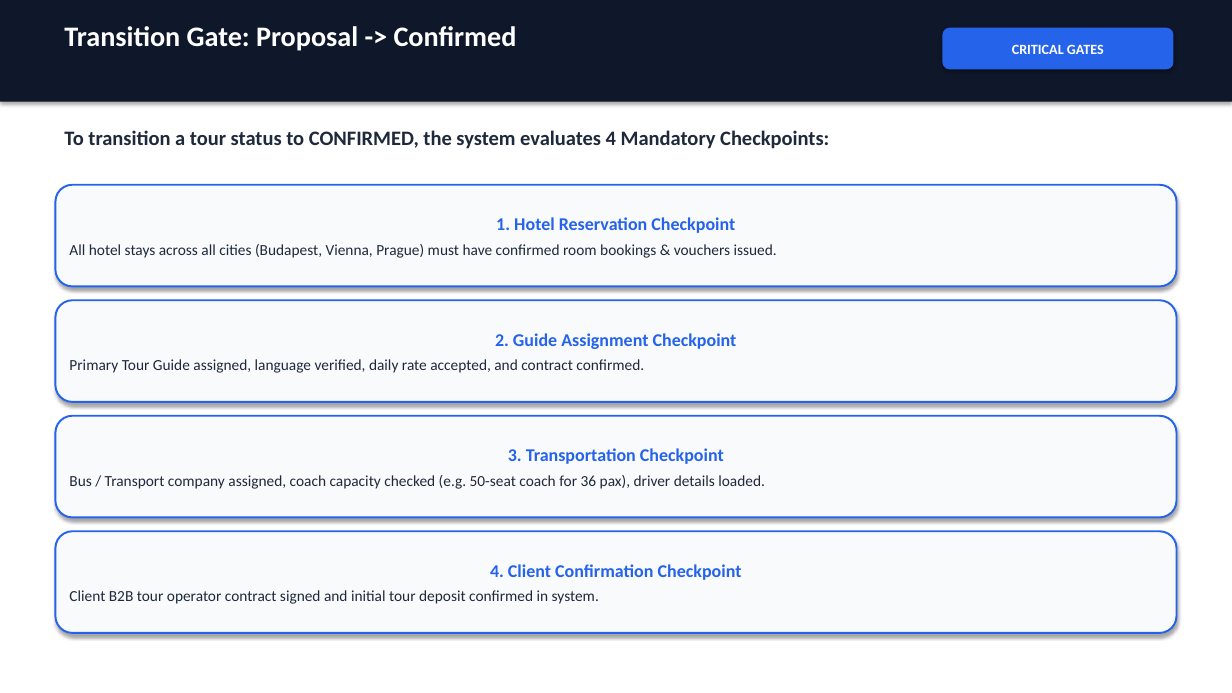
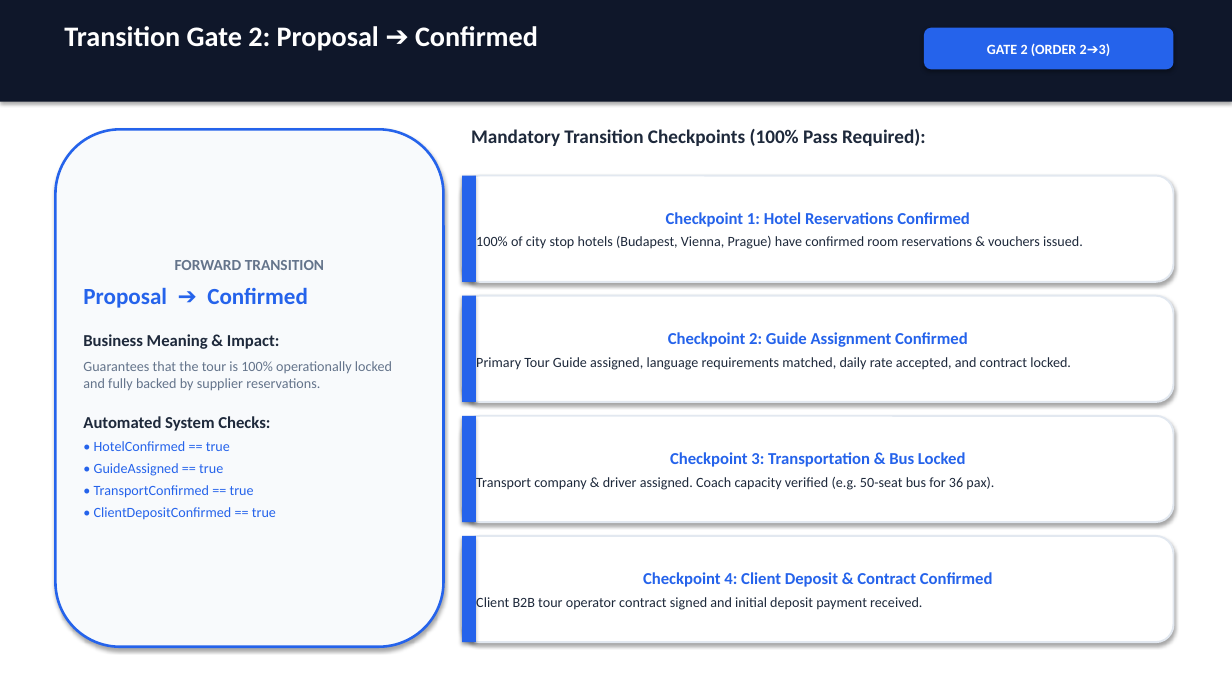
Before and after one commit to GErsenCelebi/UNO_ERP, a slide deck: slide 3 of UserManuals/Uno_Tour_Status_Transition_Process_Flows.pptx. Drawn at 1232x693 pixels with LibreOffice and Linux fonts; fonts in the diff are those of the drawing. Boxes give left, top, right and bottom in pixels: in the first picture for what was removed or moved away, otherwise in the second. Text is boxed around its words. In the diff, an @@ line names an element or a change of style, - is before the commit and + after.

```diff
--- a/UserManuals/Uno_Tour_Status_Transition_Process_Flows.pptx
+++ b/UserManuals/Uno_Tour_Status_Transition_Process_Flows.pptx
@@ text at <box>64,26,538,51</box>: text changed @@
-Transition Gate: Proposal -> Confirmed
+Transition Gate 2: Proposal ➔ Confirmed
@@ rounded rectangle "GATE 2 (ORDER 2➔3)": place and size @@
-rounded rectangle "GATE 2 (ORDER 2➔3)" at <box>943,28,1174,69</box>
+rounded rectangle "GATE 2 (ORDER 2➔3)" at <box>924,28,1174,69</box>
@@ text in rounded rectangle at <box>987,43,1111,56</box>: text changed @@
-CRITICAL GATES
+GATE 2 (ORDER 2➔3)
@@ rounded rectangle added at <box>55,129,444,647</box>, fill #F8FAFC, outline #2563EB 2 pt, 11 pt, text #2563EB @@
+FORWARD TRANSITION
+Proposal ➔ Confirmed
+Business Meaning & Impact:
+Guarantees that the tour is 100% operationally locked and fully backed by supplier reservations.
+Automated System Checks:
+• HotelConfirmed == true
+• GuideAssigned == true
+• TransportConfirmed == true
+• ClientDepositConfirmed == true
@@ text removed at <box>64,130,829,149</box> @@
-To transition a tour status to CONFIRMED, the system evaluates 4 Mandatory Checkpoints:
@@ text added at <box>471,129,925,146</box>, 15 pt, text #1E293B, bold @@
+Mandatory Transition Checkpoints (100% Pass Required):
@@ fill #F8FAFC to #FFFFFF; outline #2563EB 1.5 pt to #E2E8F0 1.5 pt in 4 elements at <box>462,296,1174,402</box>, <box>462,416,1174,522</box>, <box>462,536,1174,642</box>, <box>462,176,1174,282</box> @@
@@ rounded rectangle "Checkpoint 1: Hotel Reservations Confirmed": place and size @@
-rounded rectangle "Checkpoint 1: Hotel Reservations Confirmed" at <box>55,185,1177,287</box>
+rounded rectangle "Checkpoint 1: Hotel Reservations Confirmed" at <box>462,176,1174,282</box>
@@ rectangle added at <box>462,176,476,282</box>, fill #2563EB @@
@@ text in rounded rectangle at <box>476,212,1083,249</box>: text changed; size 12 to 11 pt @@
-1. Hotel Reservation Checkpoint
-All hotel stays across all cities (Budapest, Vienna, Prague) must have confirmed room bookings & vouchers issued.
+Checkpoint 1: Hotel Reservations Confirmed
+100% of city stop hotels (Budapest, Vienna, Prague) have confirmed room reservations & vouchers issued.
@@ rounded rectangle "Checkpoint 2: Guide Assignment Confirmed": place and size @@
-rounded rectangle "Checkpoint 2: Guide Assignment Confirmed" at <box>55,300,1177,402</box>
+rounded rectangle "Checkpoint 2: Guide Assignment Confirmed" at <box>462,296,1174,402</box>
@@ rectangle added at <box>462,296,476,402</box>, fill #2563EB @@
@@ text in rounded rectangle at <box>476,332,1071,370</box>: text changed; size 12 to 11 pt @@
-2. Guide Assignment Checkpoint
-Primary Tour Guide assigned, language verified, daily rate accepted, and contract confirmed.
+Checkpoint 2: Guide Assignment Confirmed
+Primary Tour Guide assigned, language requirements matched, daily rate accepted, and contract locked.
@@ rounded rectangle "Checkpoint 3: Transportation & Bus ...": place and size @@
-rounded rectangle "Checkpoint 3: Transportation & Bus ..." at <box>55,416,1177,518</box>
+rounded rectangle "Checkpoint 3: Transportation & Bus ..." at <box>462,416,1174,522</box>
@@ rectangle added at <box>462,416,476,522</box>, fill #2563EB @@
@@ text in rounded rectangle at <box>476,452,994,490</box>: text changed; size 12 to 11 pt @@
-3. Transportation Checkpoint
-Bus / Transport company assigned, coach capacity checked (e.g. 50-seat coach for 36 pax), driver details loaded.
+Checkpoint 3: Transportation & Bus Locked
+Transport company & driver assigned. Coach capacity verified (e.g. 50-seat bus for 36 pax).
@@ rounded rectangle "Checkpoint 4: Client Deposit & ...": place and size @@
-rounded rectangle "Checkpoint 4: Client Deposit & ..." at <box>55,531,1177,633</box>
+rounded rectangle "Checkpoint 4: Client Deposit & ..." at <box>462,536,1174,642</box>
@@ rectangle added at <box>462,536,476,642</box>, fill #2563EB @@
@@ text in rounded rectangle at <box>476,572,993,610</box>: text changed; size 12 to 11 pt @@
-4. Client Confirmation Checkpoint
-Client B2B tour operator contract signed and initial tour deposit confirmed in system.
+Checkpoint 4: Client Deposit & Contract Confirmed
+Client B2B tour operator contract signed and initial deposit payment received.
```
Also in this commit, not shown: 2 other slides changed, 4 slides added, 2 slides removed, 2 other files.
